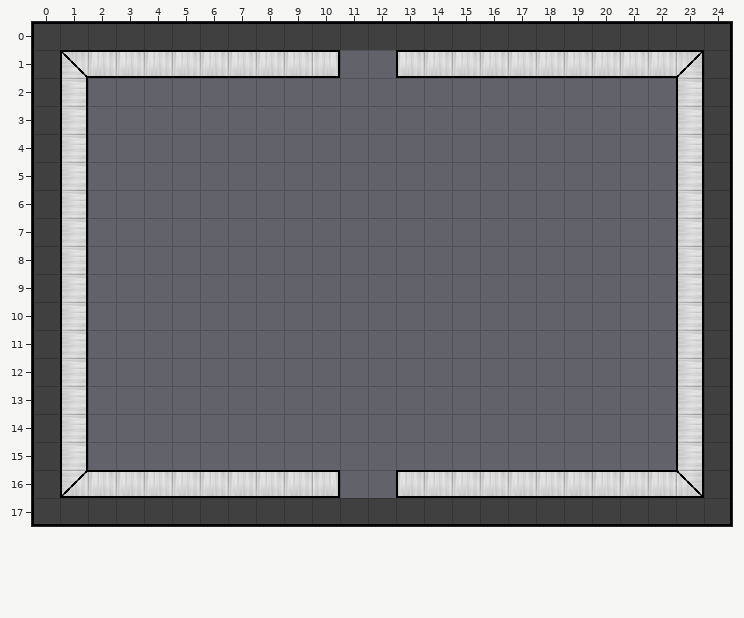
A Tiled map gets an edit: src/level/max_level4.tmx. The picture above was drawn from the file before the commit.
Cells are 32x32 px. Shown: x 0..24, y 0..17.
After the commit:
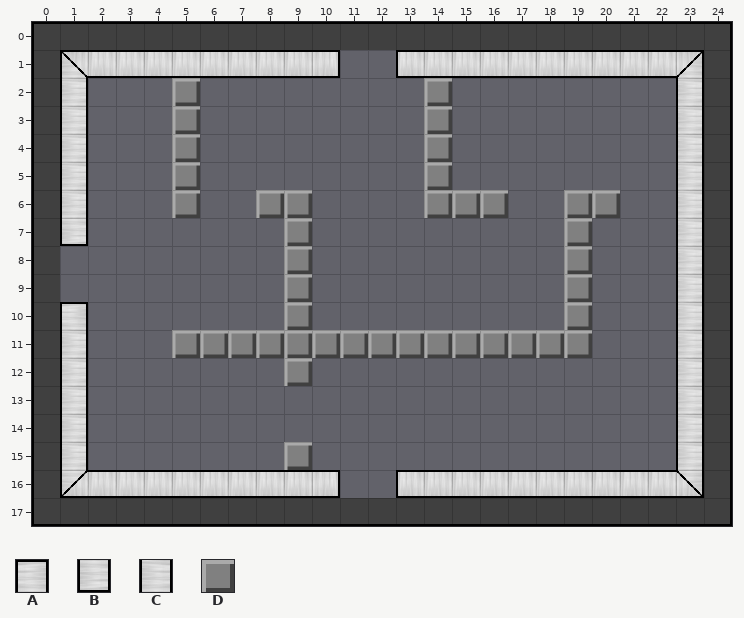
Key: from "tile": A 4, B 5, C 8, D 18.
_ is an empty cell, . an unchanged one.
Edits made:
--- layer "Tile Layer 1"
@@ x 1..20 @@
- 2 ...._........_......
- 3 ...._........_......
- 4 ...._........_......
- 5 ...._........_......
- 6 ...._..__....___..__
- 7 C......._........._.
- 8 C......._........._.
- 9 C......._........._.
-10 C......._........._.
-11 ...._______________.
-12 ........_...........
+ 2 ....D........D......
+ 3 ....D........D......
+ 4 ....D........D......
+ 5 ....D........D......
+ 6 ....D..DD....DDD..DD
+ 7 B.......D.........D.
+ 8 _.......D.........D.
+ 9 _.......D.........D.
+10 A.......D.........D.
+11 ....DDDDDDDDDDDDDDD.
+12 ........D...........
@@ x 9..9 @@
-15 _
+15 D
Where, in picture pixels (left, top, right, bottom), the same in both pictures:
added: (172, 78, 620, 386)
changed: (60, 218, 88, 325)
added: (284, 442, 312, 470)
